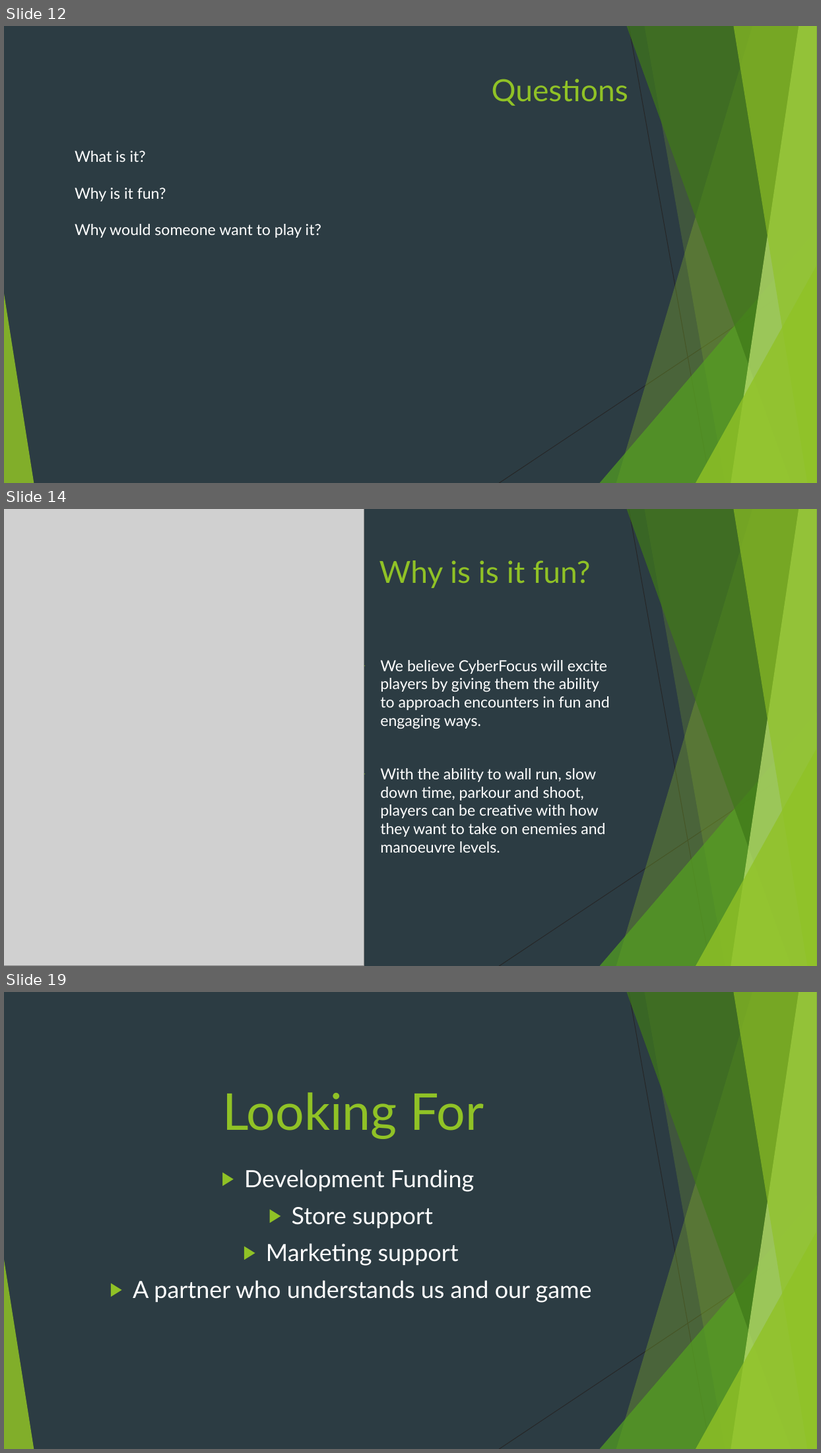
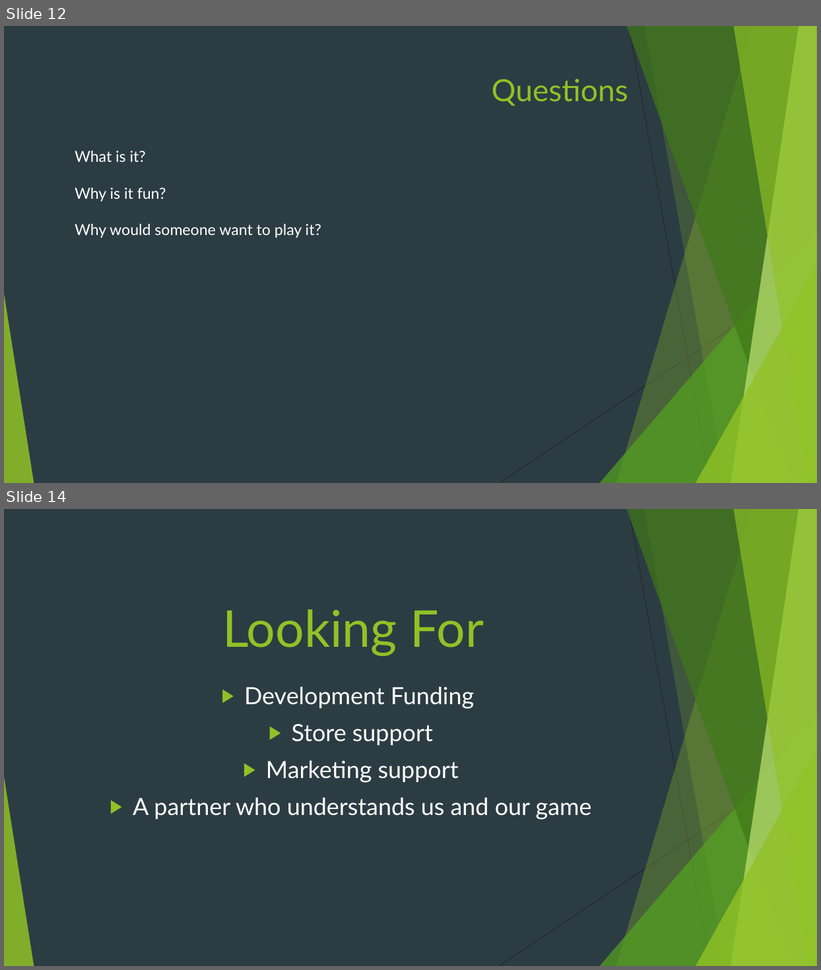
Before and after one commit to Pilokio/Tranzfuser, a slide deck: Virtual Pitch Presentation/Pitch.pptx. Shown one above the other, each under a label of ours: slides 12, 14 and 19 before the commit, slides 12 and 14 after it; the slides between them are not shown. The pictures are 821x1453 and 821x970 pixels, drawn with LibreOffice and Linux fonts; fonts in the diff are those of the drawing; grey boxes stand for pictures. Boxes give left, top, right and bottom in pixels: in the first picture for what was removed or moved away, otherwise in the second. Text is boxed around its words. In the diff, an @@ line names an element or a change of style, - is before the commit and + after.

```diff
--- a/Virtual Pitch Presentation/Pitch.pptx
+++ b/Virtual Pitch Presentation/Pitch.pptx
@@ slide 14 removed at bbox=[4, 509, 817, 966], background #2C3C43; not listed: 10 template elements that a slide beside it also shows @@
@@ picture removed at bbox=[4, 509, 364, 966] @@
@@ title removed at bbox=[380, 560, 590, 588] @@
-Why is is it fun?
@@ text removed at bbox=[380, 660, 609, 853] @@
-▶ We believe CyberFocus will excite players by giving them the ability to approach encounters in fun and engaging ways.
-▶ With the ability to wall run, slow down time, parkour and shoot, players can be creative with how they want to take on enemies and manoeuvre levels.
@@ what was slide 19 is now slide 14 @@
```
Also in this commit, not shown: 4 slides changed, 4 other slides removed.
